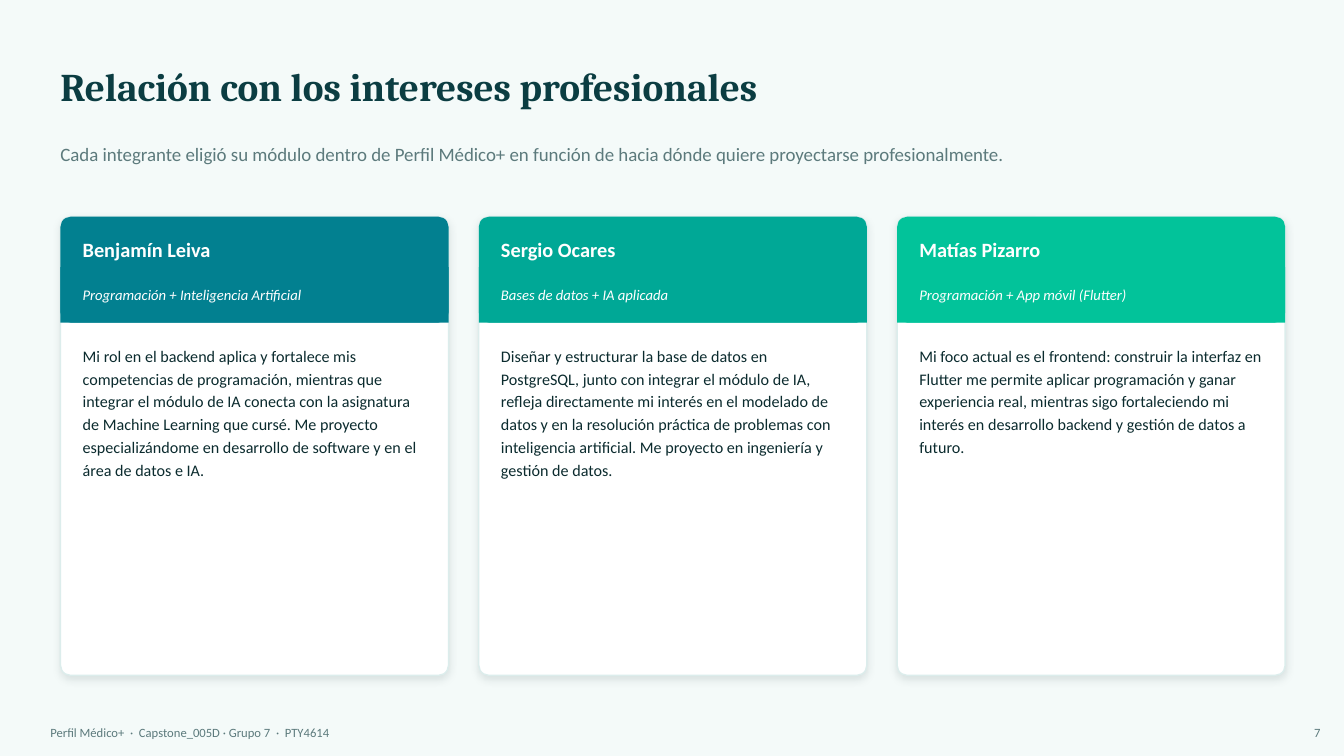
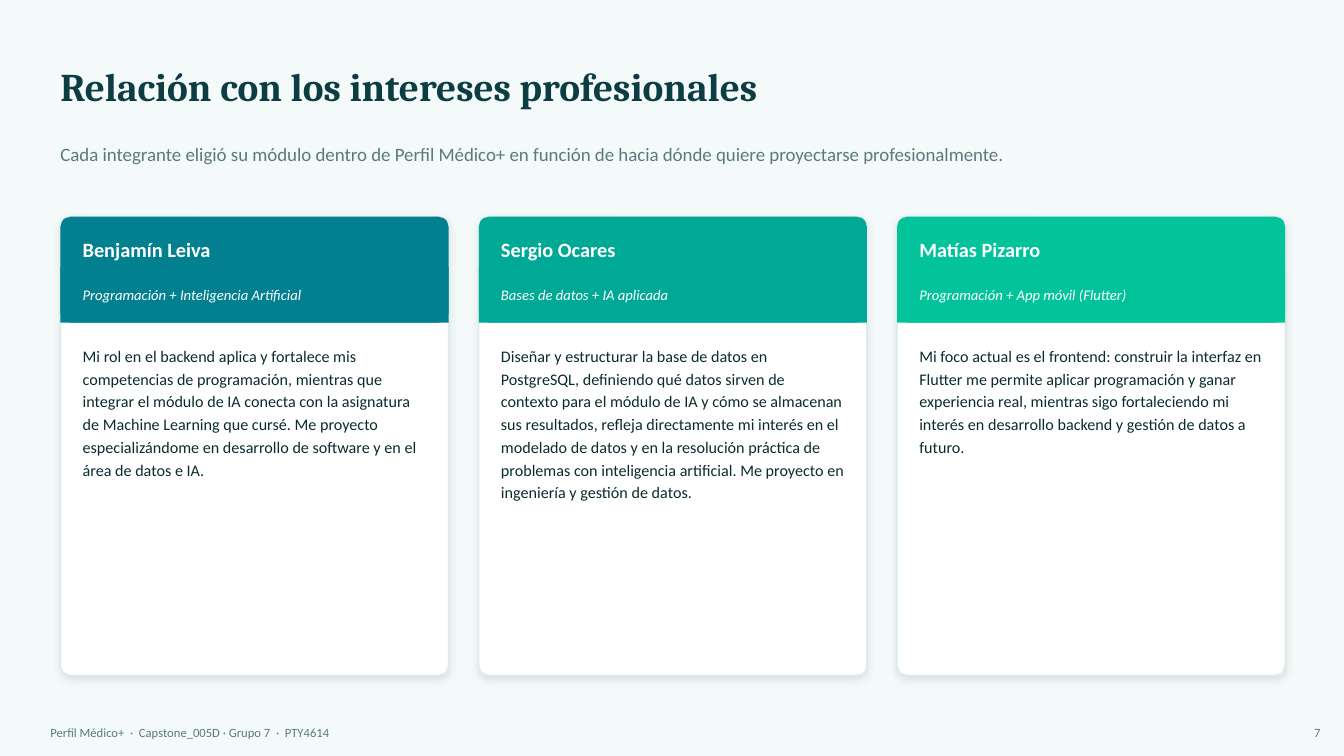
Before and after one commit to Bvnjvmin/Perfil-Medico-, a slide deck: slide 7 of Fase 1/Evidencias Grupales/PerfilMedico_ExposicionFase1.pptx. Drawn at 1344x756 pixels with LibreOffice and Linux fonts; fonts in the diff are those of the drawing. Boxes give left, top, right and bottom in pixels: in the first picture for what was removed or moved away, otherwise in the second. Text is boxed around its words. In the diff, an @@ line names an element or a change of style, - is before the commit and + after.

Commit message:
clarifica división de trabajo en integración de IA
- 1.5, PPT y guion: distingue explícitamente el rol de Benjamín
  (orquestación de la API de IA) del rol de Sergio (contexto de
  datos y almacenamiento de resultados), evitando ambigüedad
  sobre "quién hace la IA"
- Plan de Trabajo: agrega a Benjamín como responsable de la fila
  "Módulo de IA y botón de asistencia"

```diff
--- a/Fase 1/Evidencias Grupales/PerfilMedico_ExposicionFase1.pptx
+++ b/Fase 1/Evidencias Grupales/PerfilMedico_ExposicionFase1.pptx
@@ text at [501, 350, 843, 501]: text changed @@
-Diseñar y estructurar la base de datos en PostgreSQL, junto con integrar el módulo de IA, refleja directamente mi interés en el modelado de datos y en la resolución práctica de problemas con inteligencia artificial. Me proyecto en ingeniería y gestión de datos.
+Diseñar y estructurar la base de datos en PostgreSQL, definiendo qué datos sirven de contexto para el módulo de IA y cómo se almacenan sus resultados, refleja directamente mi interés en el modelado de datos y en la resolución práctica de problemas con inteligencia artificial. Me proyecto en ingeniería y gestión de datos.
```
Also in this commit, not shown: 1 other slide changed, 1 other file.
